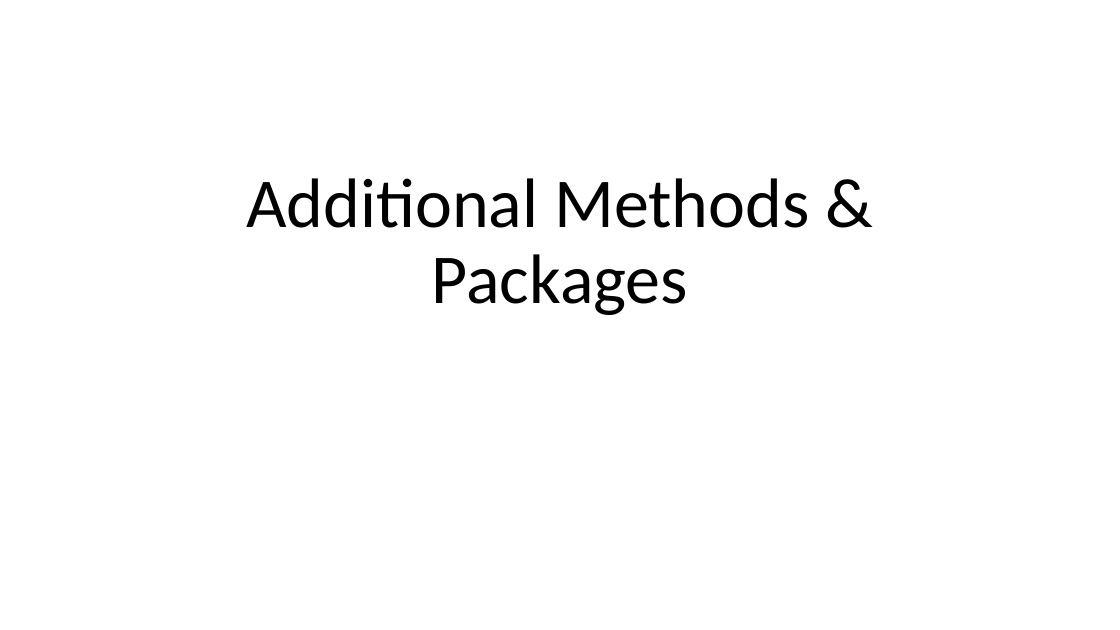
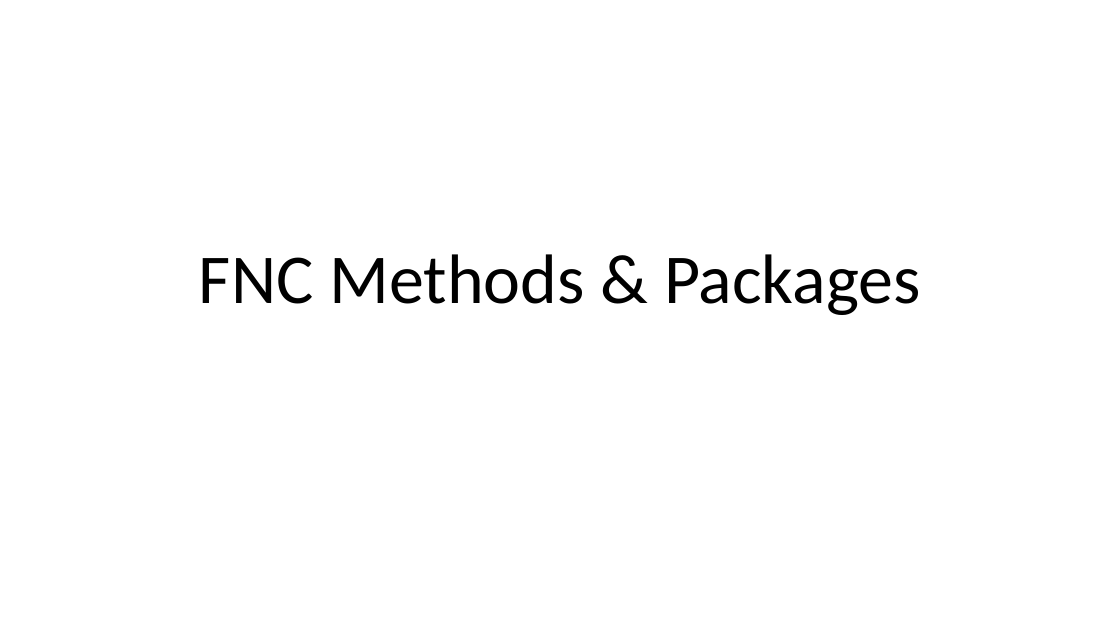
Before and after one commit to cchen23/AI4ALL_NLP, a slide deck: slide 1 of Slides/Day8_NLP_MethodsPackages.pptx. Drawn at 1120x630 pixels with LibreOffice and Linux fonts; fonts in the diff are those of the drawing. Boxes give left, top, right and bottom in pixels: in the first picture for what was removed or moved away, otherwise in the second. Text is boxed around its words. In the diff, an @@ line names an element or a change of style, - is before the commit and + after.

Commit message:
Day 8 slides

```diff
--- a/Slides/Day8_NLP_MethodsPackages.pptx
+++ b/Slides/Day8_NLP_MethodsPackages.pptx
@@ title at (199,254,920,315): text changed @@
-Additional Methods & Packages
+FNC Methods & Packages
```
Also in this commit, not shown: 1 other slide changed, 2 slides added, 1 slide removed.
